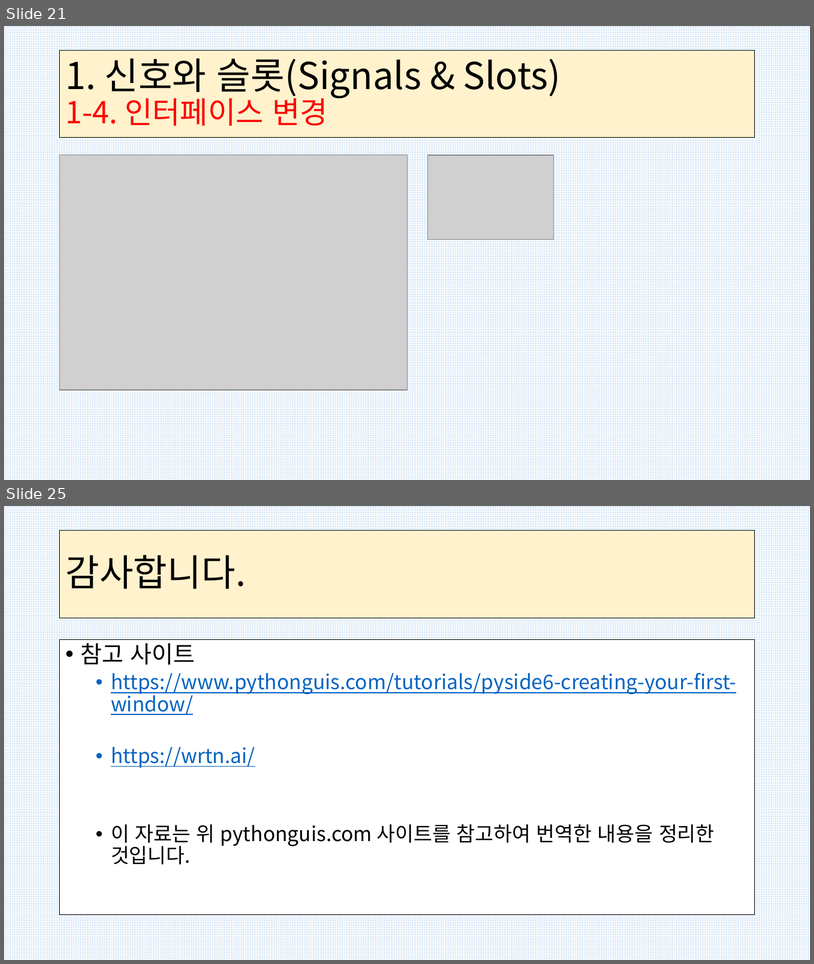
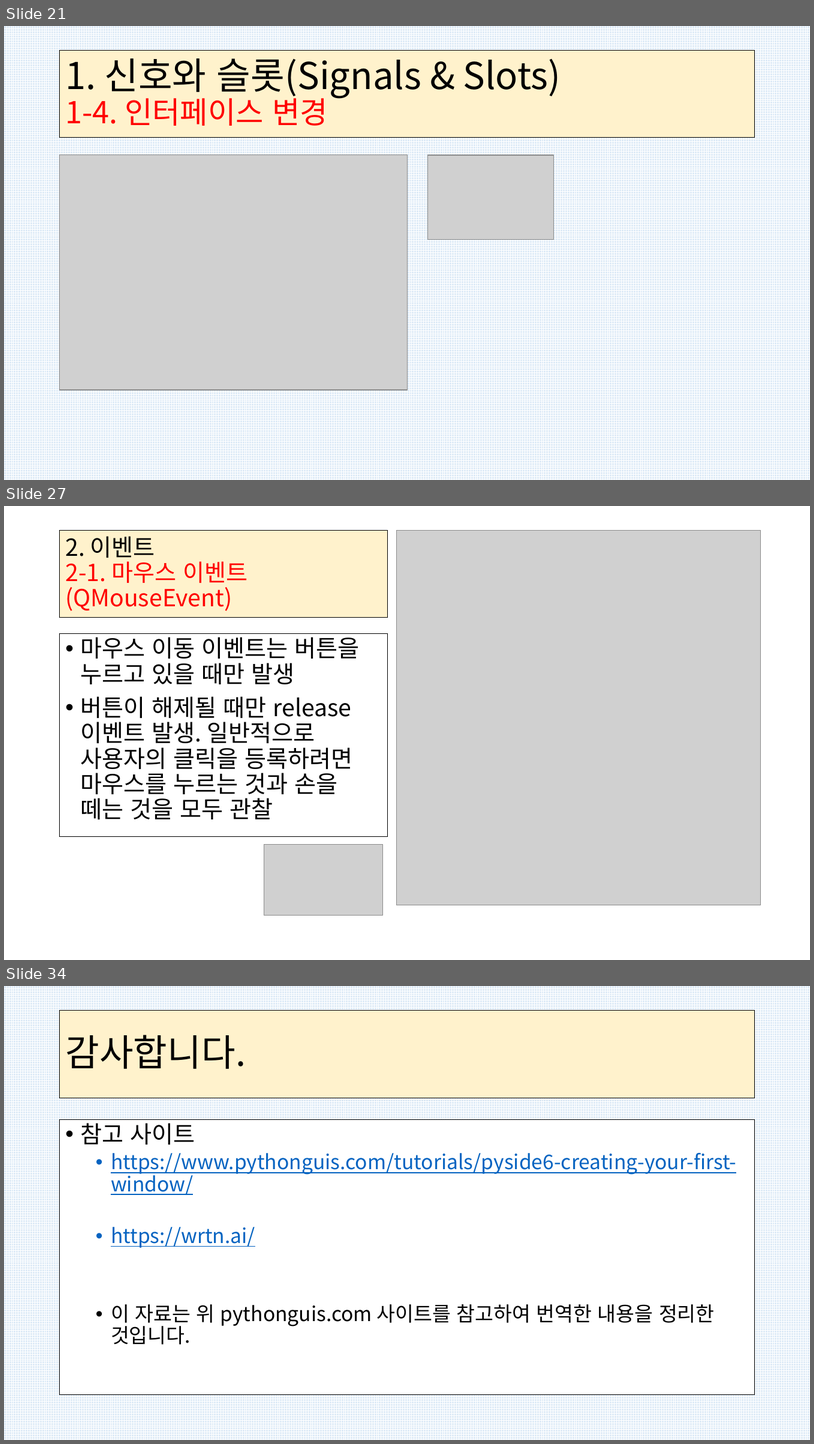
Before and after one commit to kig2929kig/PySide6, a slide deck: PySide-2.pptx. Shown one above the other, each under a label of ours: slides 21 and 25 before the commit, slides 21, 27 and 34 after it; the slides between them are not shown. The pictures are 814x964 and 814x1444 pixels, drawn with LibreOffice and Linux fonts; fonts in the diff are those of the drawing; grey boxes stand for pictures. Boxes give left, top, right and bottom in pixels: in the first picture for what was removed or moved away, otherwise in the second. Text is boxed around its words. In the diff, an @@ line names an element or a change of style, - is before the commit and + after.

```diff
--- a/PySide-2.pptx
+++ b/PySide-2.pptx
@@ slide 27 added at (x1=4, y1=506, x2=810, y2=960), background #FFFFFF @@
@@ title added at (x1=60, y1=530, x2=388, y2=618), fill #FFF2CC, outline #000000 0.75 pt, 28 pt, text #FF0000 @@
+2. 이벤트
+2-1. 마우스 이벤트(QMouseEvent)
@@ picture added at (x1=396, y1=530, x2=761, y2=905) @@
@@ text added at (x1=60, y1=634, x2=388, y2=835), fill #FFFFFF, outline #000000 0.75 pt, 28 pt, text #000000 @@
+• 마우스 이동 이벤트는 버튼을 누르고 있을 때만 발생
+• 버튼이 해제될 때만 release 이벤트 발생. 일반적으로 사용자의 클릭을 등록하려면 마우스를 누르는 것과 손을 떼는 것을 모두 관찰
@@ picture added at (x1=264, y1=844, x2=383, y2=915) @@
@@ what was slide 25 is now slide 34 @@
```
Also in this commit, not shown: 2 slides changed, 9 other slides added, 1 slide removed.
